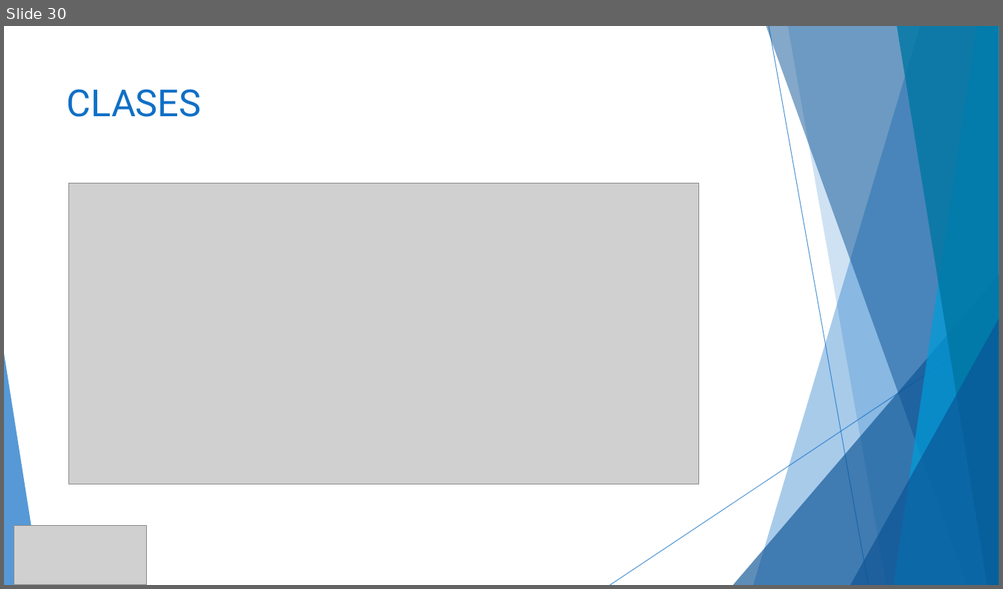
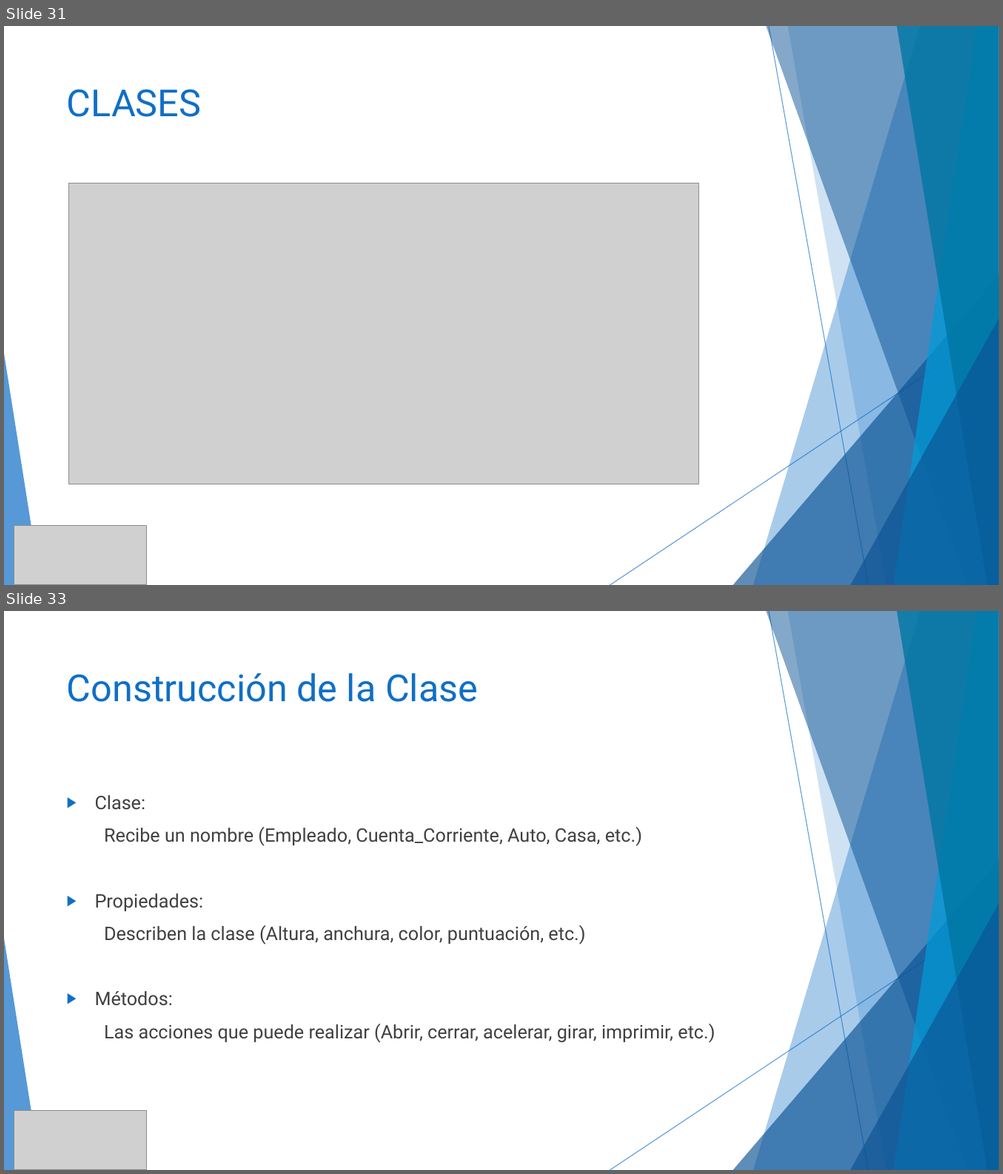
Before and after one commit to MChuil/Java, a slide deck: JAVA.pptx. Shown one above the other, each under a label of ours: slide 30 before the commit, slides 31 and 33 after it; the slides between them are not shown. The pictures are 1003x589 and 1003x1174 pixels, drawn with LibreOffice and Linux fonts; fonts in the diff are those of the drawing; grey boxes stand for pictures. Boxes give left, top, right and bottom in pixels: in the first picture for what was removed or moved away, otherwise in the second. Text is boxed around its words. In the diff, an @@ line names an element or a change of style, - is before the commit and + after.

```diff
--- a/JAVA.pptx
+++ b/JAVA.pptx
@@ slide 33 added at [4,611,999,1170], background #FFFFFF; not listed: 10 template elements that a slide beside it also shows @@
@@ title added at [67,673,478,702], 36 pt, text #0F6FC6 @@
+Construcción de la Clase
@@ text added at [95,795,714,1043], 18 pt, text #404040 @@
+▶ Clase:
+Recibe un nombre (Empleado, Cuenta_Corriente, Auto, Casa, etc.)
+▶ Propiedades:
+Describen la clase (Altura, anchura, color, puntuación, etc.)
+▶ Métodos:
+Las acciones que puede realizar (Abrir, cerrar, acelerar, girar, imprimir, etc.)
@@ picture added at [14,1111,147,1170] @@
@@ what was slide 30 is now slide 31 @@
```
Also in this commit, not shown: 2 slides changed, 14 other slides added, 17 other files.
